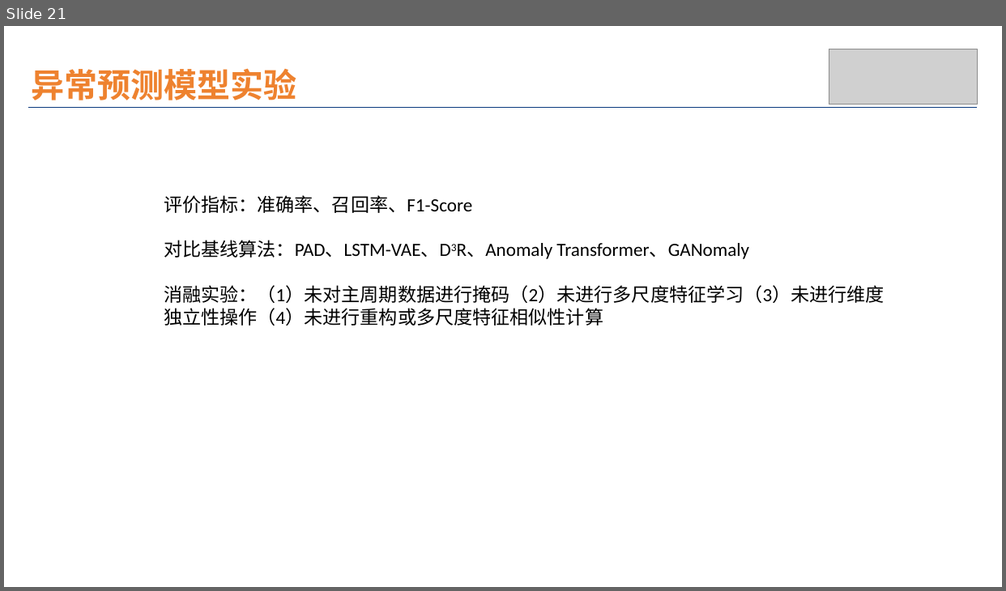
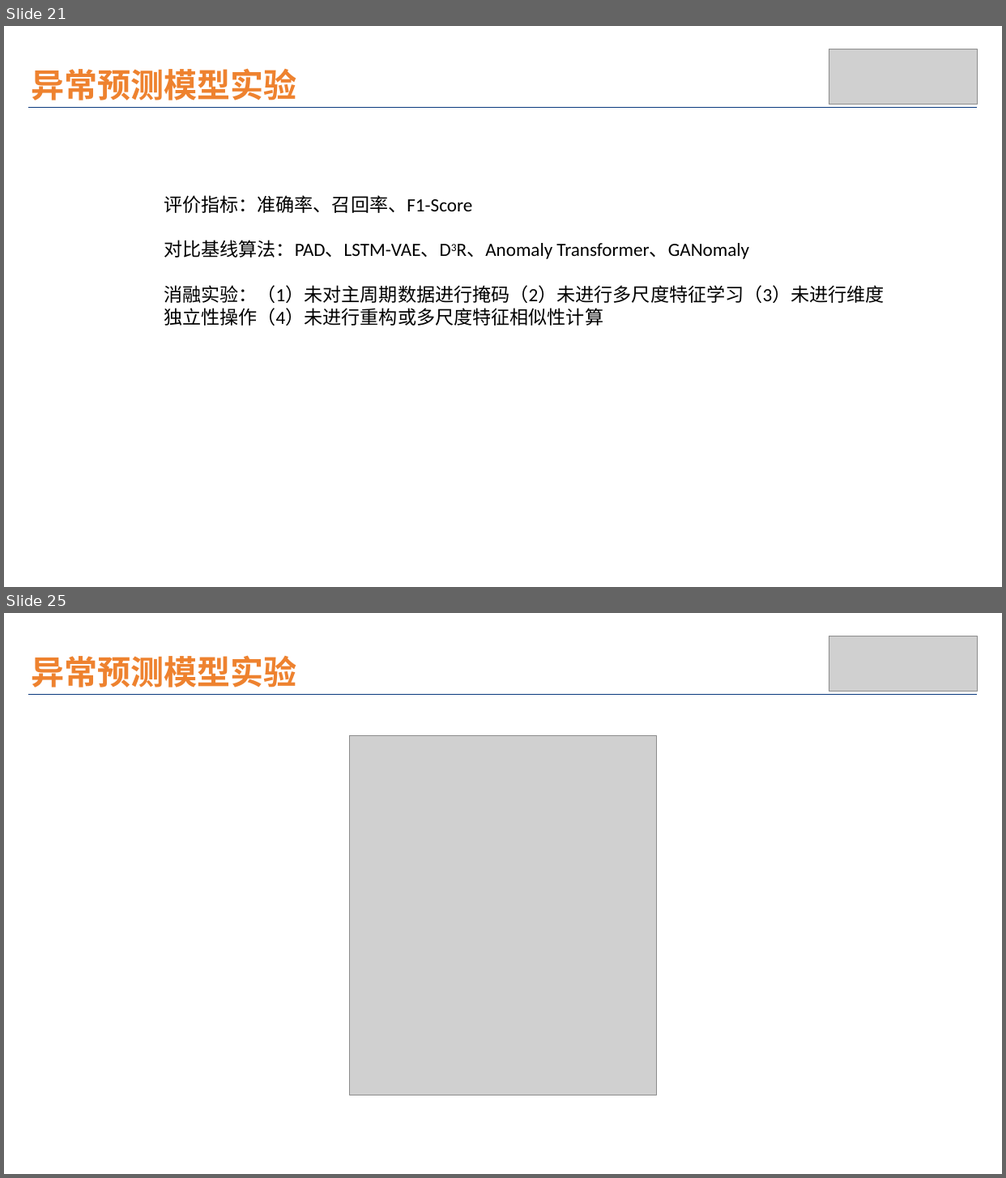
Before and after one commit to wuchenhu98/lunwen, a slide deck: 论文插图.pptx. Shown one above the other, each under a label of ours: slide 21 before the commit, slides 21 and 25 after it; the slides between them are not shown. The pictures are 1006x591 and 1006x1178 pixels, drawn with LibreOffice and Linux fonts; fonts in the diff are those of the drawing; grey boxes stand for pictures. Boxes give left, top, right and bottom in pixels: in the first picture for what was removed or moved away, otherwise in the second. Text is boxed around its words. In the diff, an @@ line names an element or a change of style, - is before the commit and + after.

```diff
--- a/论文插图.pptx
+++ b/论文插图.pptx
@@ slide 25 added at (4, 613, 1002, 1174), background #FFFFFF @@
@@ picture added at (829, 636, 978, 691) @@
@@ text added at (31, 655, 297, 688), 32 pt, text #EE822F, bold @@
+异常预测模型实验
@@ line added from (28, 695) to (978, 695), #09397E 1 pt @@
@@ picture added at (349, 736, 656, 1095) @@
```
Also in this commit, not shown: 3 other slides added, 3 other files.
